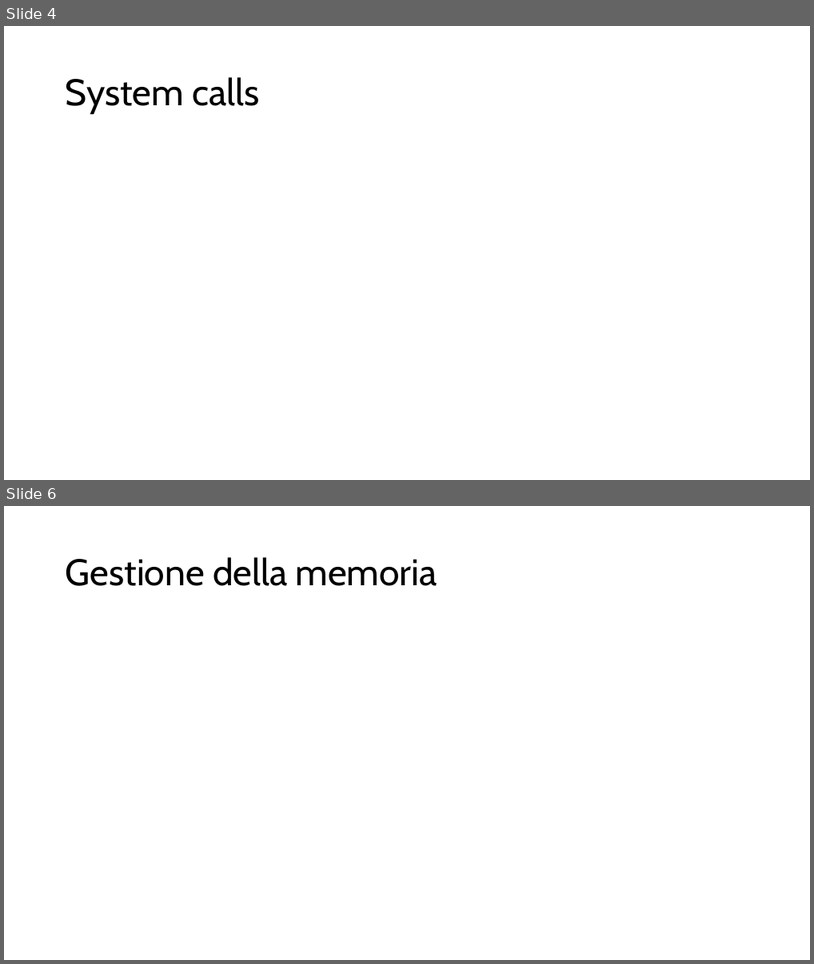
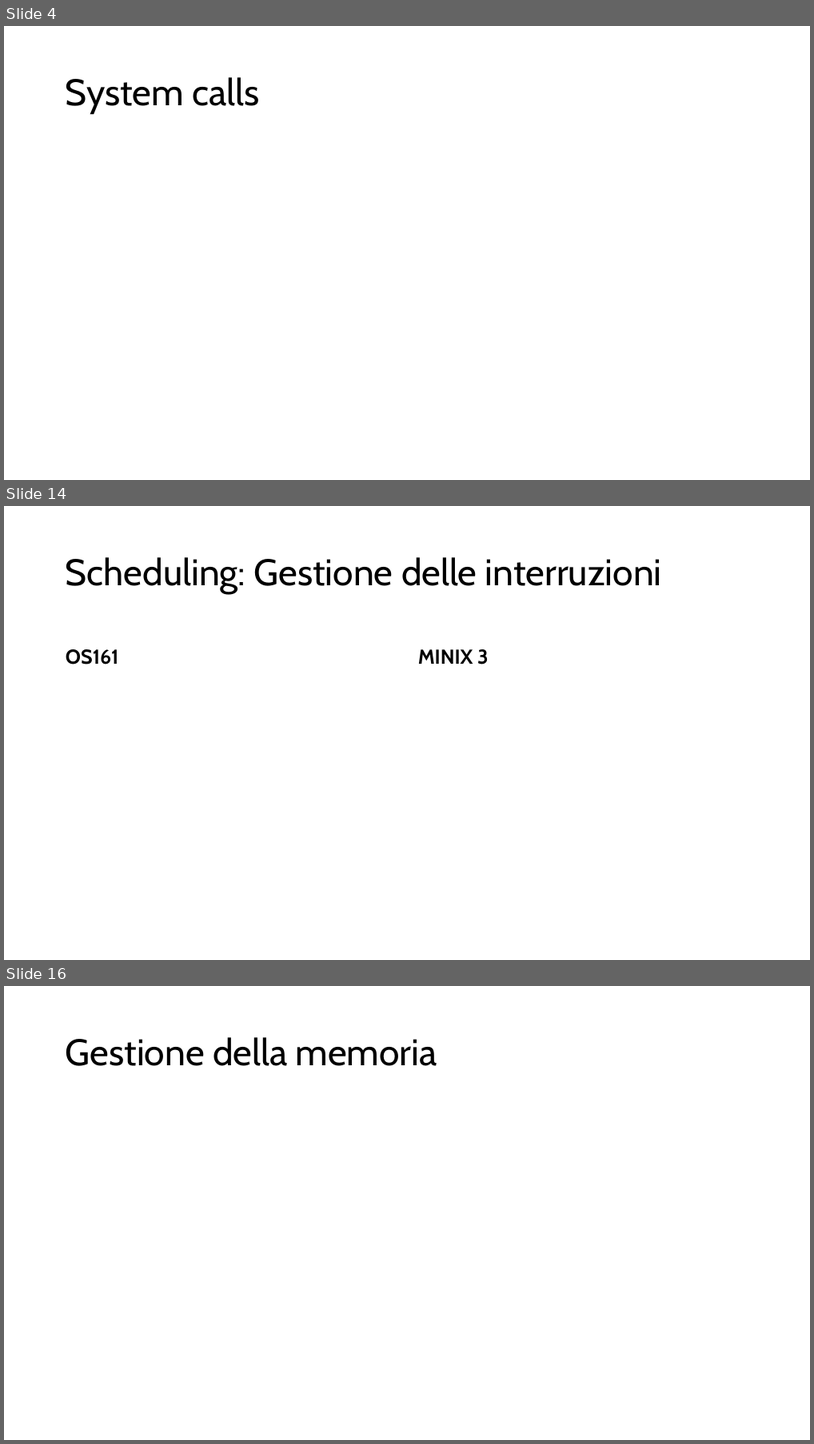
Before and after one commit to fraancyM/PintOS, a slide deck: Progetto_SO.pptx. Shown one above the other, each under a label of ours: slides 4 and 6 before the commit, slides 4, 14 and 16 after it; the slides between them are not shown. The pictures are 814x964 and 814x1444 pixels, drawn with LibreOffice and Linux fonts; fonts in the diff are those of the drawing. Boxes give left, top, right and bottom in pixels: in the first picture for what was removed or moved away, otherwise in the second. Text is boxed around its words. In the diff, an @@ line names an element or a change of style, - is before the commit and + after.

Commit message:
Finito scheduling

```diff
--- a/Progetto_SO.pptx
+++ b/Progetto_SO.pptx
@@ slide 14 added at (x1=4, y1=506, x2=810, y2=960), background #FFFFFF @@
@@ title added at (x1=66, y1=557, x2=662, y2=594), 44 pt, text #000000 @@
+Scheduling: Gestione delle interruzioni
@@ text added at (x1=66, y1=649, x2=119, y2=664), 24 pt, text #000000, bold @@
+OS161
@@ text added at (x1=418, y1=649, x2=489, y2=664), 24 pt, text #000000, bold @@
+MINIX 3
@@ what was slide 6 is now slide 16 @@
```
Also in this commit, not shown: 15 other slides added, 2 slides removed, 3 other files.
